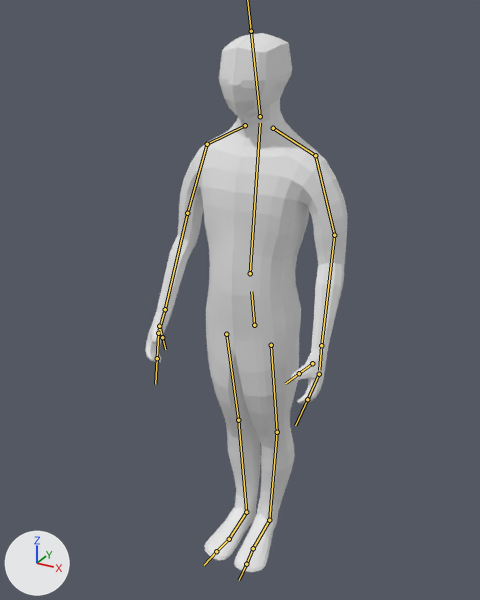
The FBX model Sona/Assets/Models/Characters/new/Character3.fbx: old version first, new version second.
Rendered twice from a 50 mm lens placed at (0.548, -1.033, 1.109), pointed at (-0.036, 0.028, 0.579). Lighting does not change. The marker at lower left points along +X, +Y and +Z. The bones that bend it are drawn over the model as lines.
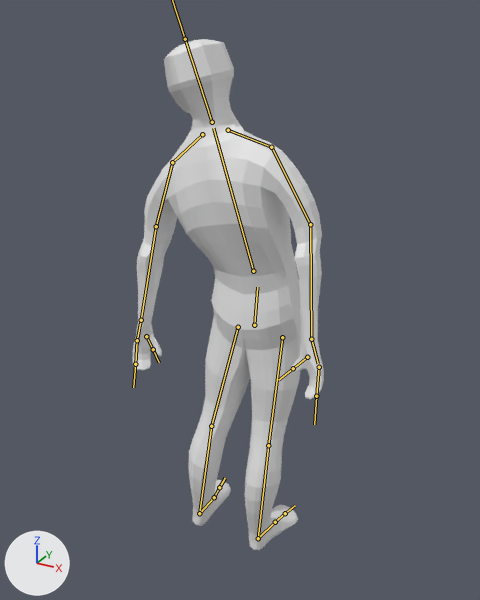
The newer file adds an action. The first version stands in its rest pose; the second is drawn at frame 28 of the action 'Lean.left3'.

What the commit changed:
Bone 'Bone' (bone_bone) turns from (0, 0, 0) to (19, -180, 0) degrees about its own x, y and z.
Bone 'Bone.001' (bone_bone_001) moves from (0.0, 0.0, 0.0) to (0.0, 0.005, -0.038).
Bone 'Bone.001' (bone_bone_001) turns from (0, 0, 0) to (1, -2, -14) degrees about its own x, y and z.
Bone 'Bone.002' (bone_bone_002) turns from (0, 0, 0) to (-22, 52, -26) degrees about its own x, y and z.
Bone 'braccio.L' (bone_braccio_l) turns from (0, 0, 0) to (-1, -3, 15) degrees about its own x, y and z.
Bone 'avambraccio.L' (bone_avambraccio_l) turns from (0, 0, 0) to (-33, 2, -1) degrees about its own x, y and z.
Bone 'mano.L' (bone_mano_l) turns from (0, 0, 0) to (11, 55, 14) degrees about its own x, y and z.
Bone 'avambraccio.R' (bone_avambraccio_r) turns from (0, 0, 0) to (-34, 2, 7) degrees about its own x, y and z.
Bone 'mano.R' (bone_mano_r) turns from (0, 0, 0) to (7, -55, -16) degrees about its own x, y and z.
Bone 'coscia.L' (bone_coscia_l) turns from (0, 0, 0) to (0, -6, 10) degrees about its own x, y and z.

Where the change shows, as pixel boxes (x1, y1, x2, y2) in the pictures (480 x 600 px):
'Circle', posed
    before: (145, 33, 347, 573)
    after: (133, 39, 324, 550)
bone 'Bone', root to tip
    before: (254, 325) to (251, 291)
    after: (254, 325) to (257, 287)
bone 'Bone.001', root to tip
    before: (250, 273) to (260, 123)
    after: (253, 271) to (213, 128)
bone 'Bone.002', root to tip
    before: (260, 116) to (251, 31)
    after: (212, 122) to (185, 39)
bone 'braccio.L', root to tip
    before: (315, 155) to (334, 235)
    after: (172, 162) to (156, 226)
bone 'avambraccio.L', root to tip
    before: (334, 235) to (321, 345)
    after: (156, 226) to (141, 320)
bone 'mano.L', root to tip
    before: (321, 345) to (319, 370)
    after: (141, 320) to (137, 338)
bone 'avambraccio.R', root to tip
    before: (187, 213) to (165, 309)
    after: (310, 224) to (311, 339)
bone 'mano.R', root to tip
    before: (165, 309) to (159, 330)
    after: (311, 339) to (318, 363)
bone 'coscia.L', root to tip
    before: (271, 345) to (277, 432)
    after: (238, 327) to (211, 426)
